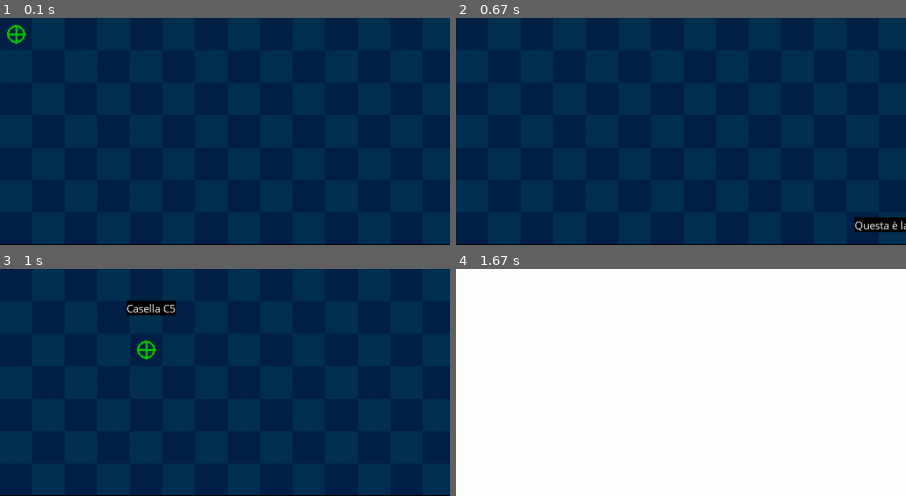
Above: before the commit, frames 1-4 (two rows, left to right).
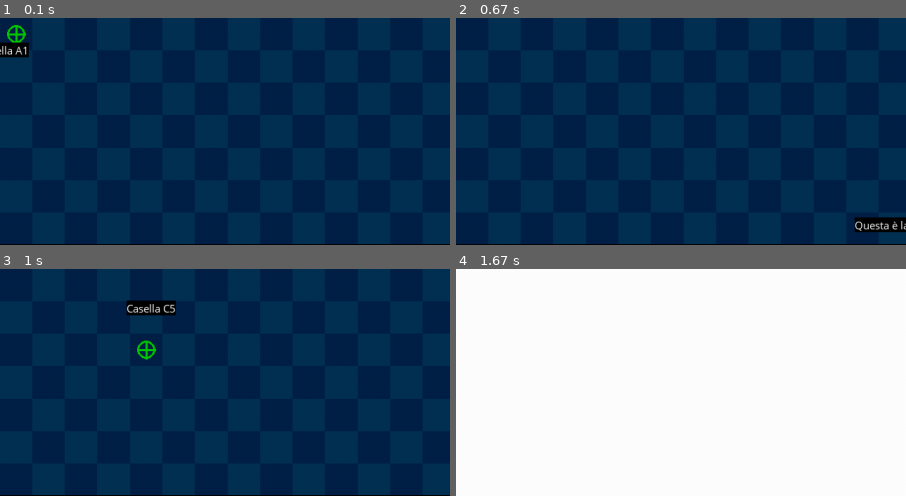
Above: after the commit, the same moments.

Repository: AlessandroBonomo28/pygame-tests
Game: pygame game, started from battaglia navale/game.py
Same seed, same stepped clock (60 frames per second), same inputs: the game is played once before the commit and once after it.
Inputs (mouse positions are % of the whole screen's width and height, from its top left):
- Up to frame 1 (0.1 s): no input
- Up to frame 2 (0.67 s): click (50, 50) at 0.38 s
- Up to frame 3 (1 s): press the mouse at (25, 50) at 0.7 s; move the mouse to (21, 32) at 0.8 s; release the mouse at (17, 15) at 0.93 s
- Up to frame 4 (1.67 s): click (30, 34) at 1.05 s
The pictures show only the part of the screen within x 0-50%, y 0-50%; the shares and areas given below are measured in that part.

The runs differ from the first frame. In frame 1, 0.5% of the frame differs, in the area x 0-7%, y 10-18%; in frame 2, nothing differs; in frame 3, nothing differs; in frame 4, nothing differs.

Commit message:
txt filp when outside view

Diff:
--- a/battaglia navale/game.py
+++ b/battaglia navale/game.py
@@ -189,7 +189,10 @@
 			txt_cell += chr(ord('A')+round(cell[1]))+str(round(cell[0]+1))
 			text = normalText.render(txt_cell, True, (255,255,255), (0,0,0))
 			textRect = text.get_rect()
-			textRect.center = (mouse_pos[0], mouse_pos[1] - 40)
+			if mouse_pos[1] < cell_width:
+				textRect.center = (mouse_pos[0], mouse_pos[1] + 40)
+			else:
+				textRect.center = (mouse_pos[0], mouse_pos[1] - 40)
 			canvas.blit(text, textRect)
 		elif board.isInsideBounds(cell) and board.getCellColor(cell) == PieceColor.BLACK:
 			# draw text Questa è la tua flotta
